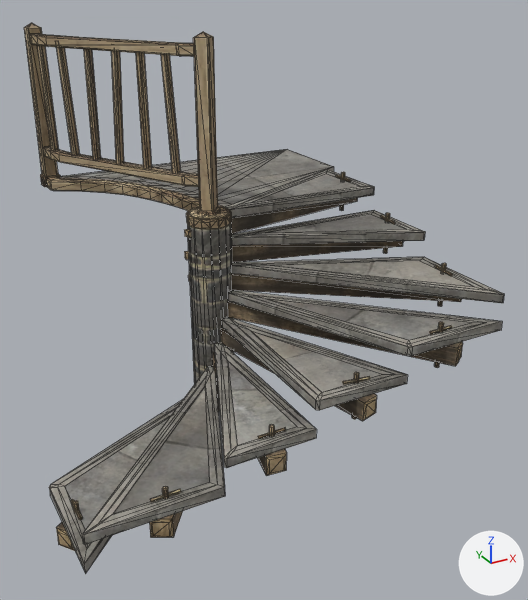
Before and after pictures for a commit that changed the glTF model public/models/spiral-stairs.stone.glb.
The view is the same before and after, from a 50 mm camera at (-1.99, -4.4, 2.96) aimed at (0.27, -0.28, 0.91). The lights are fixed; the arrows at lower right show +X, +Y and +Z. The older version comes first. Mesh edges are drawn as thin lines. Vertices at exactly the same position are counted once.

Objects in the first picture: 'spiral-stairs.stone'.
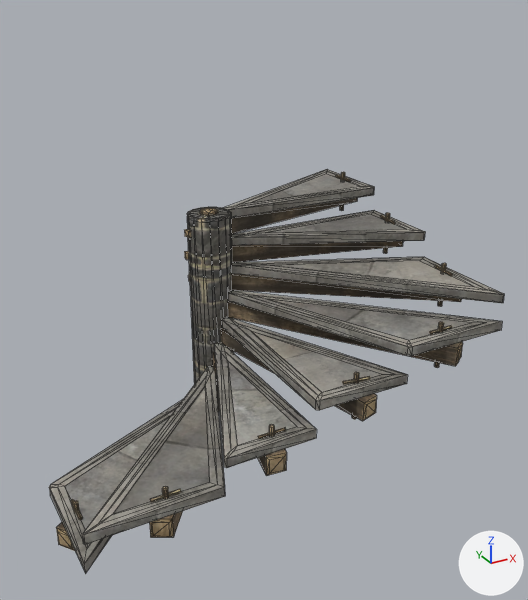
Edits to the bpy script that builds the scene:
```text
Change me_spiral_stairs_stone:
    used by ob_spiral_stairs_stone; location = (0.0, 0.0, 0.0)
    remove me_spiral_stairs_stone.from_pydata(...)  # 1211 vertices, 1927 faces; spans x -1.44..1.5, y -1.46..1.56, z -0.05..2.66
    add me_spiral_stairs_stone.from_pydata(...)  # 709 vertices, 1172 faces; spans x -1.44..1.46, y -1.46..0.67, z -0.05..1.56
    me_spiral_stairs_stone part 1: 10 loose pieces with 266 vertices, spanning x -0.77..0.08, y -0.08..1.56, z 1.44..2.66, are deleted
    me_spiral_stairs_stone part 2
    236 vertices are removed from x -0.75..1.5, y -0.15..1.5, z 1.43..1.51
    431 faces are deleted
    2 vertices move within x 0.14, y 0.06, z 1.5
    66 new faces join them
```

Pixel boxes (x1, y1, x2, y2) of what changed, in the pictures (528 x 600 px):
'spiral-stairs.stone', reshaped (26% shorter)
    before: (24, 23, 504, 574)
    after: (49, 169, 504, 574)
part 1 of me_spiral_stairs_stone, deleted (brown)
    before: (24, 23, 220, 215)
part 2 of me_spiral_stairs_stone, cut back
    before: (47, 149, 374, 230)
    after: (187, 171, 374, 222)
